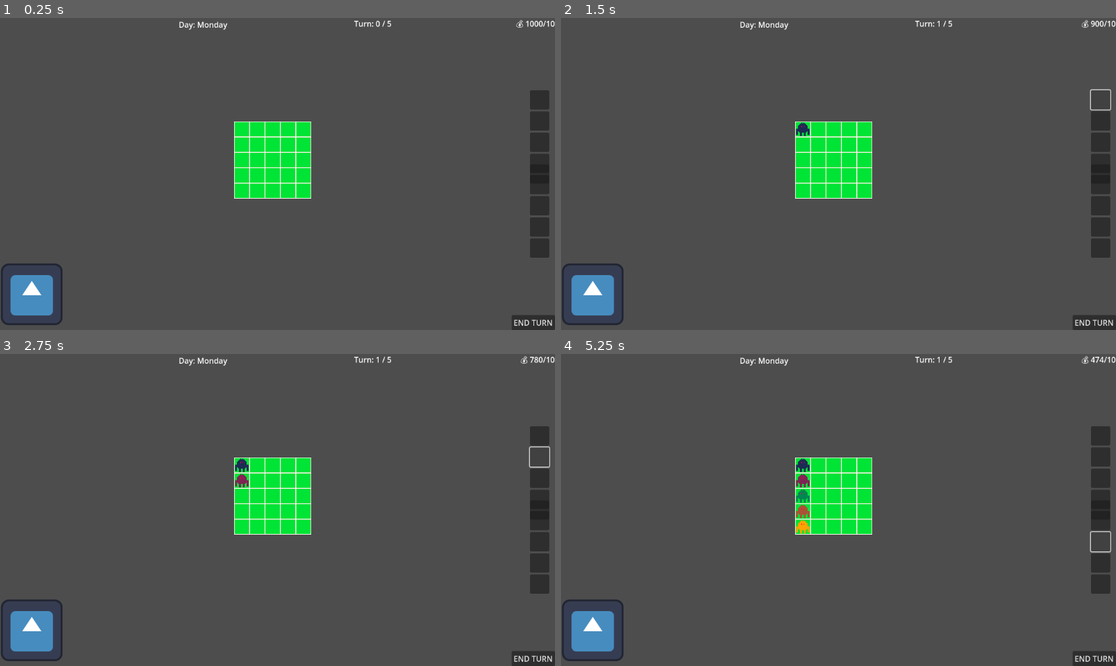
Above: before the commit, frames 1-4 (two rows, left to right).
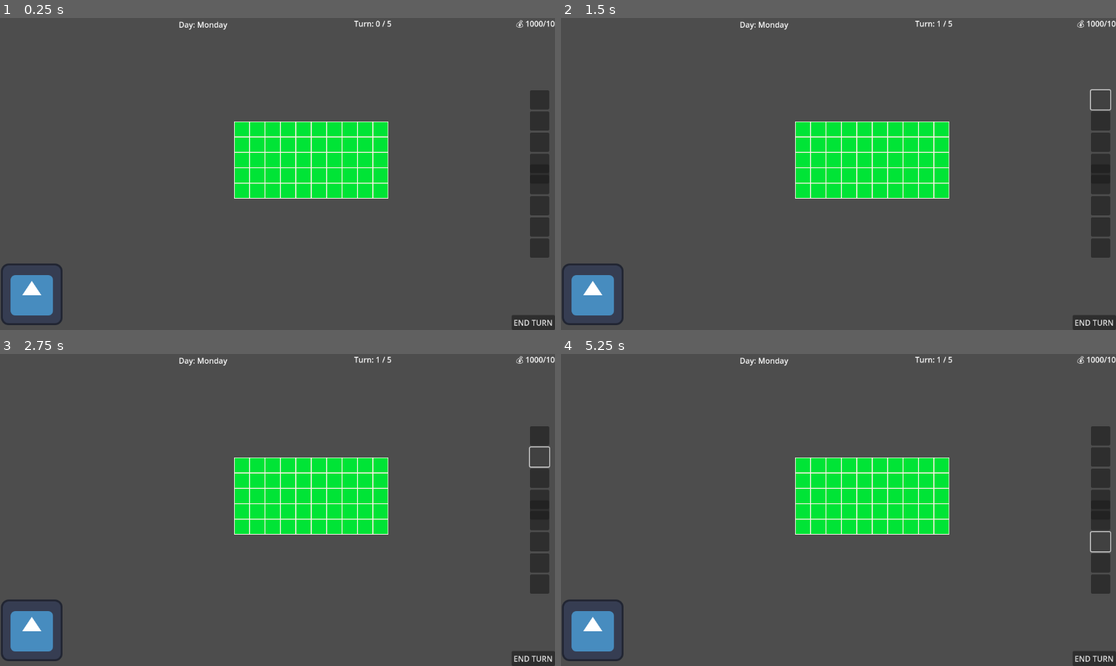
Above: after the commit, the same moments.

Repository: Raddief/GIMJAM-FirstLineGames
Game: Godot game, scene res://scenes/main.tscn
Two runs of this game, one before a commit and one after it. Both use one fixed random seed, a clock stepped at 60 frames per second and the inputs below. The project has no main scene, so this scene is started directly. The engine's default icon, where the game draws it, is replaced by a stand-in: a white triangle on a blue panel in a dark square.
Inputs (mouse positions are in pixels of both pictures, inside the frame that each line leads up to):
- Up to frame 1 (0.25 s): no input
- Up to frame 2 (1.5 s): click "END TURN" at 0.5 s; click (1099, 99) at 1.25 s
- Up to frame 3 (2.75 s): click (538, 456) at 2 s
- Up to frame 4 (5.25 s): click (1099, 478) at 2.75 s; click (1099, 500) at 3.5 s; click (1099, 519) at 4.25 s; click (1099, 541) at 5 s

The runs differ from the first frame. In frame 1, 3.4% of the frame differs, in the area x 56-70%, y 33-58%; in frame 2, 3.6%; in frame 3, 3.6%; in frame 4, 3.9%, in the area x 42-100%, y 0-58%.
Error after the commit: Parse Error: Too few arguments for "is_cell_occupied()" call. Expected at least 2 but received 1. (res://scripts/managers/alien_manager.gd:22)

Commit message:
added alien sizes and adjusted grid manager accordingly

Diff:
--- a/scenes/aliens/alien.tscn
+++ b/scenes/aliens/alien.tscn
@@ -9,11 +9,7 @@
 
 [node name="Alien" type="Node2D"]
 script = ExtResource("1_u8rjw")
-alien_name = null
-alien_type = null
-cost = null
-production_per_turn = null
-rules = null
+size = Vector2i(2, 1)
 
 [node name="AnimatedSprite2D" type="AnimatedSprite2D" parent="."]
 sprite_frames = SubResource("SpriteFrames_n5c48")
--- a/scenes/aliens/alien_1.tscn
+++ b/scenes/aliens/alien_1.tscn
@@ -29,6 +29,7 @@
 alien_type = 2
 cost = 100
 production_per_turn = 22
+size = Vector2i(1, 1)
 rules = Array[ExtResource("2_heyfl")]([SubResource("Resource_i2qp7")])
 
 [node name="AnimatedSprite2D" parent="." index="0"]
--- a/scenes/aliens/alien_2.tscn
+++ b/scenes/aliens/alien_2.tscn
@@ -30,6 +30,7 @@
 alien_type = 2
 cost = 120
 production_per_turn = 28
+size = Vector2i(1, 1)
 rules = Array[ExtResource("2_sydif")]([SubResource("Resource_2f3ca")])
 
 [node name="AnimatedSprite2D" parent="." index="0"]
--- a/scenes/aliens/alien_3.tscn
+++ b/scenes/aliens/alien_3.tscn
@@ -34,3 +34,10 @@
 
 [node name="AnimatedSprite2D" parent="." index="0"]
 sprite_frames = SubResource("SpriteFrames_tntct")
+
+[node name="AnimatedSprite2D" type="AnimatedSprite2D" parent="AnimatedSprite2D" index="0"]
+position = Vector2(30, 0)
+sprite_frames = SubResource("SpriteFrames_tntct")
+
+[node name="CollisionShape2D" parent="Area2D" index="0"]
+position = Vector2(15, 0)
--- a/scenes/aliens/alien_4.tscn
+++ b/scenes/aliens/alien_4.tscn
@@ -30,6 +30,7 @@
 alien_type = 1
 cost = 130
 production_per_turn = 10
+size = Vector2i(1, 1)
 rules = Array[ExtResource("2_e60en")]([SubResource("Resource_cxdyn")])
 
 [node name="AnimatedSprite2D" parent="." index="0"]
--- a/scenes/aliens/alien_5.tscn
+++ b/scenes/aliens/alien_5.tscn
@@ -29,6 +29,7 @@
 alien_type = 3
 cost = 900
 production_per_turn = 250
+size = Vector2i(1, 1)
 rules = Array[ExtResource("2_k0642")]([SubResource("Resource_1mc0m")])
 
 [node name="AnimatedSprite2D" parent="." index="0"]
--- a/scenes/aliens/alien_6.tscn
+++ b/scenes/aliens/alien_6.tscn
@@ -27,6 +27,7 @@
 [node name="Alien6" instance=ExtResource("1_04k8w")]
 alien_type = 3
 cost = 6
+size = Vector2i(1, 1)
 rules = Array[ExtResource("2_0vp3t")]([SubResource("Resource_lvrii")])
 
 [node name="AnimatedSprite2D" parent="." index="0"]
--- a/scenes/aliens/alien_7.tscn
+++ b/scenes/aliens/alien_7.tscn
@@ -28,6 +28,7 @@
 alien_type = 4
 cost = 4
 production_per_turn = 4
+size = Vector2i(1, 1)
 rules = Array[ExtResource("2_cn56h")]([SubResource("Resource_mx140")])
 
 [node name="AnimatedSprite2D" parent="." index="0"]
--- a/scenes/aliens/alien_8.tscn
+++ b/scenes/aliens/alien_8.tscn
@@ -28,6 +28,7 @@
 alien_type = 1
 cost = 6
 production_per_turn = 2
+size = Vector2i(1, 1)
 rules = Array[ExtResource("2_du74q")]([SubResource("Resource_503ok")])
 
 [node name="AnimatedSprite2D" parent="." index="0"]
--- a/scripts/alien.gd
+++ b/scripts/alien.gd
@@ -6,6 +6,7 @@
 @export var alien_type: GridManager.AlienType
 @export var cost: int = 5
 @export var production_per_turn: int = 1
+@export var size: Vector2i
 
 # Rules attached to this alien
 @export var rules: Array[BaseAlienRule] = []
@@ -38,24 +39,33 @@
 	original_cell = cell
 	position = grid.cell_to_world(cell)
 
-	grid.occupy_cell(cell, self)
+	grid.occupy_cell(cell, size, self)
 
 	for rule in rules:
 		rule.on_added(self)
 
+# ===== INPUT =====
 # ===== INPUT =====
 func _input(event):
 	if event is InputEventMouseButton:
 		if event.button_index == MOUSE_BUTTON_LEFT:
-			if event.pressed and _is_mouse_on_self(event.position):
-				start_drag(event.position)
+			if event.pressed:
+				# 1. Use GLOBAL mouse position to match World Coordinates
+				var mouse_world_pos = get_global_mouse_position()
+
+				if _is_mouse_on_self(mouse_world_pos):
+					start_drag(mouse_world_pos)
+
+					# 2. CRITICAL: Consume the event!
+					# This tells Godot: "I took this click. Don't send it to the other aliens."
+					get_viewport().set_input_as_handled()
+
 			elif !event.pressed and dragging:
-				var collisions := area_2d.get_overlapping_areas()
-				if collisions.size() > 0:
-					kill()
+				# Mouse Up logic remains the same
 				end_drag()
 
 	elif event is InputEventMouseMotion and dragging:
+		# Use global position for smoother dragging with cameras
 		position = get_global_mouse_position() - drag_offset
 
 # ===== DRAG LOGIC =====
@@ -74,16 +84,22 @@
 
 	var target_cell := grid.world_to_cell(global_position)
 
-	if grid.is_cell_valid(target_cell) and !grid.is_cell_occupied(target_cell):
+# === DEBUG PRINTS ===
+	print("Attempting drop at: ", target_cell)
+	if grid.is_cell_occupied(target_cell, size, self):
+		print("FAIL: Cell ", target_cell, " is occupied by: ", grid.get_occupant(target_cell))
+# ====================
+
+	if grid.is_cell_valid(target_cell) and !grid.is_cell_occupied(target_cell, size, self):
 		move_to_cell(target_cell)
 	else:
 		move_to_cell(original_cell)
 
 # ===== MOVE =====
 func move_to_cell(target_cell: Vector2i):
-	grid.free_cell(cell)
+	grid.free_cell(cell, size)
 	cell = target_cell
-	grid.occupy_cell(cell, self)
+	grid.occupy_cell(cell, size, self)
 
 	position = grid.cell_to_world(cell)
 
@@ -144,7 +160,7 @@
 		return
 
 	alive = false
-	grid.free_cell(cell)
+	grid.free_cell(cell, size)
 
 	for rule in rules:
 		rule.on_removed(self)
@@ -153,7 +169,24 @@
 
 # ===== HIT TEST =====
 func _is_mouse_on_self(mouse_pos: Vector2) -> bool:
-	var rect := Rect2(global_position - Vector2(32, 32), Vector2(64, 64))
+	# 3. Dynamic Hitbox Size
+	# Your old code hardcoded 64x64. This failed for 2x1 or 1x3 aliens.
+	# We calculate the rect based on the 'size' variable you exported.
+
+	# Assuming your sprite anchor is Top-Left based on your grid logic:
+	var alien_width = size.x * 64 # Assuming 64 is tile size
+	var alien_height = size.y * 64
+
+	# If your sprites are centered, you need to offset the Rect.
+	# Based on your previous 'global_position - Vector2(32, 32)',
+	# it seems your pivot is the Center of the first tile.
+
+	# This creates a rect starting at top-left of the sprite
+	var top_left = global_position - Vector2(32, 32)
+	var rect_size = Vector2(alien_width, alien_height)
+
+	var rect := Rect2(top_left, rect_size)
+
 	return rect.has_point(mouse_pos)
 
 # ===== DEBUG VISUAL =====
--- a/scripts/managers/grid_manager.gd
+++ b/scripts/managers/grid_manager.gd
@@ -2,7 +2,7 @@
 class_name GridManager
 
 # ===== CONFIG =====
-@export var grid_size: Vector2i = Vector2i(5, 5)
+@export var grid_size: Vector2i = Vector2i(10, 5)
 @export var tilemap: TileMapLayer
 @export var tileset_source_id: int = 0 # biasanya 0 kalau cuma 1 source
 
@@ -101,17 +101,52 @@
 	return tilemap.to_global(local_pos)
 
 # ===== OCCUPATION =====
-func is_cell_occupied(cell: Vector2i) -> bool:
-	return occupied.has(cell)
+# Checks if a rectangular area is valid and empty.
+# 'ignore_occupant' is crucial: pass the alien itself here so it doesn't
+# detect a collision with its own old position while dragging.
+func is_cell_occupied(origin: Vector2i, size: Vector2i, ignore_occupant = null) -> bool:
+	# 1. Check Boundaries
+	if origin.x < 0 or origin.y < 0: return true
+	if origin.x + size.x > grid_size.x: return true
+	if origin.y + size.y > grid_size.y: return true
+
+	# 2. Check Overlaps
+	for x in range(size.x):
+		for y in range(size.y):
+			var cell = origin + Vector2i(x, y)
+
+			if occupied.has(cell):
+				var current_occupant = occupied[cell]
+
+				# --- SELF-CLEANING FIX START ---
+				# Check if the object is null OR has been deleted (freed) from memory
+				if current_occupant == null or not is_instance_valid(current_occupant):
+					occupied.erase(cell) # Clean the dirty data
+					continue # Treat this cell as empty and keep checking
+				# --- SELF-CLEANING FIX END ---
+
+				# If the space is taken by a VALID object that isn't us
+				if current_occupant != ignore_occupant:
+					return true
+
+	return false
 
 func get_occupant(cell: Vector2i):
 	return occupied.get(cell, null)
 
-func occupy_cell(cell: Vector2i, alien):
-	occupied[cell] = alien
+# Locks a rectangular area for a specific alien
+func occupy_cell(origin: Vector2i, size: Vector2i, alien):
+	for x in range(size.x):
+		for y in range(size.y):
+			var cell = origin + Vector2i(x, y)
+			occupied[cell] = alien
 
-func free_cell(cell: Vector2i):
-	occupied.erase(cell)
+# Frees a rectangular area (call this when picking up or moving an alien)
+func free_cell(origin: Vector2i, size: Vector2i):
+	for x in range(size.x):
+		for y in range(size.y):
+			var cell = origin + Vector2i(x, y)
+			occupied.erase(cell)
 
 # ===== DEBUG INPUT (OPTIONAL) =====
 func _input(event):
